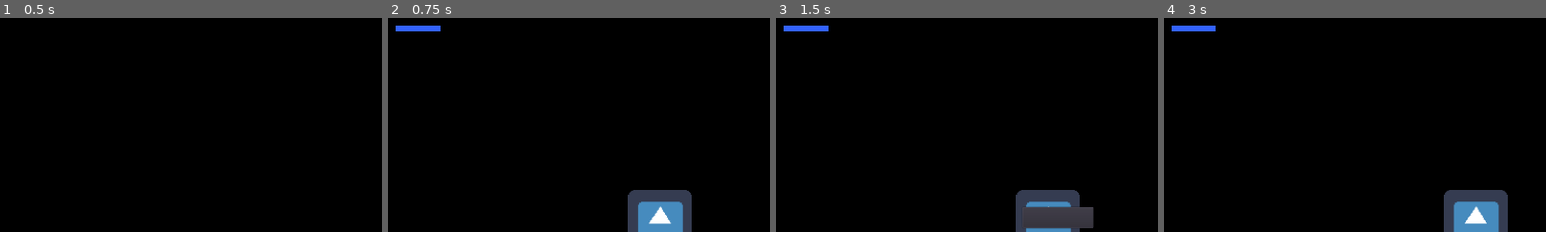
Above: before the commit, frames 1-4 (left to right).
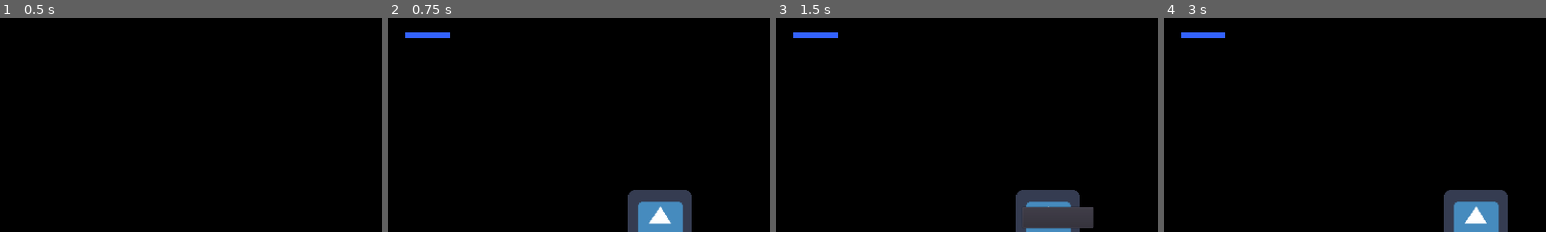
Above: after the commit, the same moments.

Repository: Kreateer/game-off-2020
Game: Godot game, scene res://scenes/Main.tscn
The game is run twice, just before and just after one commit, with the same random seed, the same clock (stepped at 60 frames per second) and the same inputs. The engine's default icon, where the game draws it, is replaced by a stand-in: a white triangle on a blue panel in a dark square.
Inputs:
- Up to frame 1 (0.5 s): no input
- Up to frame 2 (0.75 s): click "Start" at 0.5 s
- Up to frame 3 (1.5 s): click "Pause" at 1.25 s
- Up to frame 4 (3 s): click "Resume" at 2 s; tap Enter at 2.75 s; hold D (right) from 2.78 s (still down)
The pictures show only the part of the screen within x 14-64%, y 2-52%; the shares and areas given below are measured in that part.

Frame 1 is identical in both runs. In frame 2, 0.6% of the frame differs, in the area x 2-17%, y 3-10%; in frame 3, 0.6%; in frame 4, 0.6%.

Commit message:
Change .gitattributes and minor edits

Diff:
--- a/assets/fonts/FFFFORWA.tres
+++ b/assets/fonts/FFFFORWA.tres
@@ -1,6 +1,6 @@
 [gd_resource type="DynamicFont" load_steps=2 format=2]
 
-[ext_resource path="res://assets/fonts/Roboto-Black/Roboto-Black.ttf" type="DynamicFontData" id=1]
+[ext_resource path="res://assets/fonts/FFFFORWA.TTF" type="DynamicFontData" id=1]
 
 [resource]
 size = 25
--- a/project.godot
+++ b/project.godot
@@ -34,6 +34,7 @@
 [gdnative]
 
 singletons=[ "res://git_api.gdnlib" ]
+
 [importer_defaults]
 
 texture={
--- a/scenes/Main.tscn
+++ b/scenes/Main.tscn
@@ -99,10 +99,10 @@
 }
 
 [node name="OxygenBar" type="ProgressBar" parent="CanvasLayer/Oxygen"]
-margin_left = -16.0
-margin_top = 32.0
-margin_right = 96.0
-margin_bottom = 46.0
+margin_left = 8.0
+margin_top = 48.0
+margin_right = 120.0
+margin_bottom = 62.0
 custom_styles/fg = SubResource( 1 )
 custom_styles/bg = SubResource( 2 )
 custom_fonts/font = SubResource( 3 )
--- a/scenes/PauseScene.tscn
+++ b/scenes/PauseScene.tscn
@@ -1,16 +1,18 @@
-[gd_scene load_steps=8 format=2]
+[gd_scene load_steps=10 format=2]
 
 [ext_resource path="res://assets/fonts/FFFFORWA.tres" type="DynamicFont" id=1]
 [ext_resource path="res://scripts/PauseScene.gd" type="Script" id=2]
 [ext_resource path="res://scripts/PopupScript.gd" type="Script" id=3]
-
-
+[ext_resource path="res://assets/fonts/FFFFORWA.TTF" type="DynamicFontData" id=4]
 
 [sub_resource type="InputEventAction" id=1]
 action = "esc"
 
 [sub_resource type="ShortCut" id=2]
 shortcut = SubResource( 1 )
+
+[sub_resource type="DynamicFont" id=5]
+font_data = ExtResource( 4 )
 
 [sub_resource type="InputEventAction" id=3]
 action = "esc"
@@ -56,7 +58,7 @@
 margin_top = -91.0
 margin_right = 190.0
 margin_bottom = -47.0
-custom_fonts/font = ExtResource( 1 )
+custom_fonts/font = SubResource( 5 )
 text = "Game Paused"
 align = 1
 valign = 1
--- a/scripts/Player.gd
+++ b/scripts/Player.gd
@@ -68,7 +68,10 @@
 	if oxygen != max_oxygen:
 		oxygen -= amount
 		print("Oxygen lost {0} points".format([amount]))
-	pass
+	elif oxygen <= 0:
+		_die()
+	else:
+		pass
 
 func _physics_process(delta):
 	if alive: # Only create velocity when player is alive
Not shown, changed: .gitattributes
